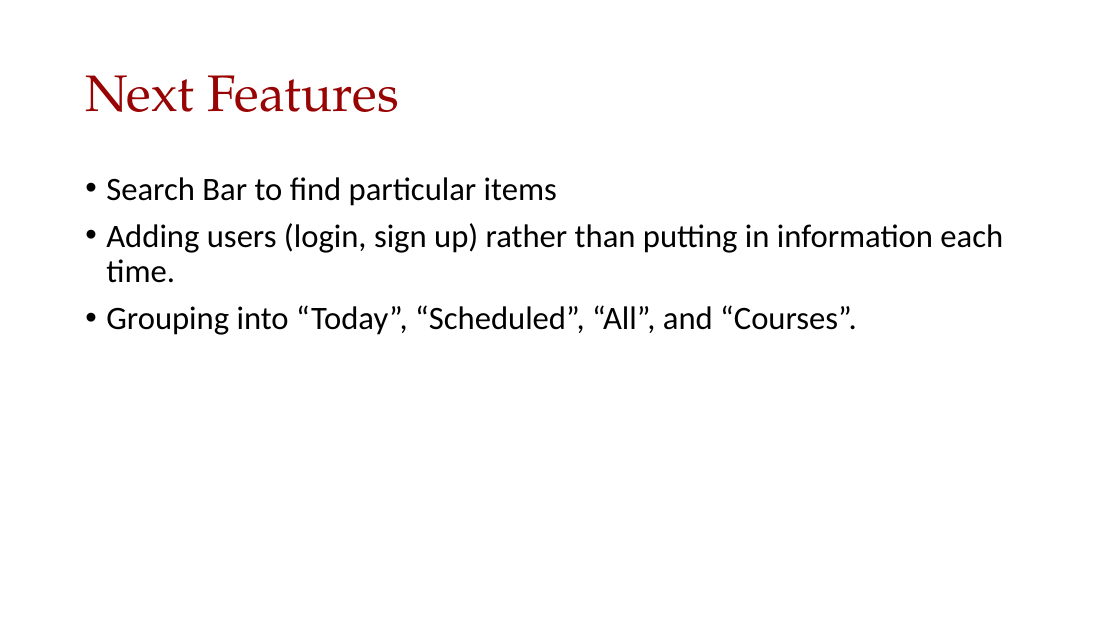
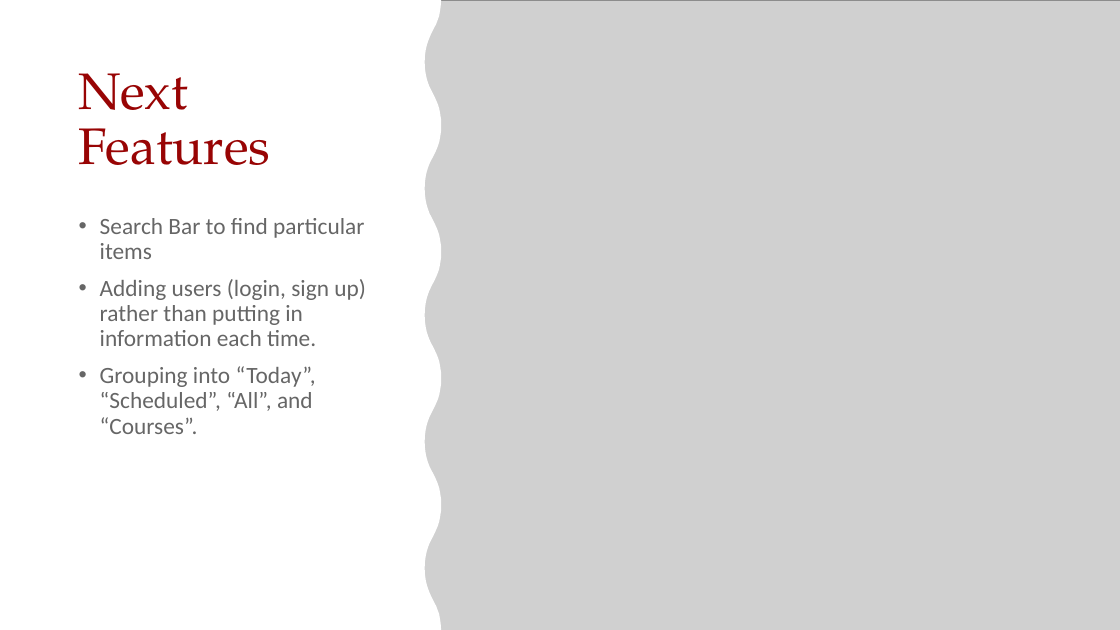
Before and after one commit to mehtaj8/Euneva, a slide deck: slide 6 of Doc/FinalPresentation/FinalPresentation.pptx. Drawn at 1120x630 pixels with LibreOffice and Linux fonts; fonts in the diff are those of the drawing; grey boxes stand for pictures. Boxes give left, top, right and bottom in pixels: in the first picture for what was removed or moved away, otherwise in the second. Text is boxed around its words. In the diff, an @@ line names an element or a change of style, - is before the commit and + after.

```diff
--- a/Doc/FinalPresentation/FinalPresentation.pptx
+++ b/Doc/FinalPresentation/FinalPresentation.pptx
@@ freeform shape added at [0,0,441,630], fill #FFFFFF @@
@@ picture added at [419,0,1120,630] @@
@@ title "Next Features" at [79,73,271,165]: vertical alignment middle to top @@
@@ text "Search Bar to find particular ...": place and size @@
-text "Search Bar to find particular ..." at [106,177,1003,335]
+text "Search Bar to find particular ..." at [100,218,366,434]
@@ text "Search Bar to find particular ..." at [100,218,366,434]: size 28 to 20 pt, text colour #000000 to #000000 at 60% opacity @@
```
Also in this commit, not shown: 3 other slides changed.
